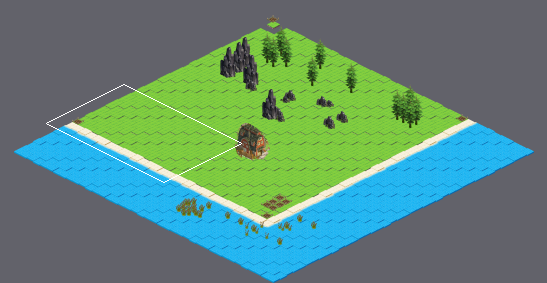
Tiled map: klondiklon-core/src/main/resources/home.tmx. The first picture is a wide view before the edit; the outline marks the close-up.
Close-up. Before the commit:
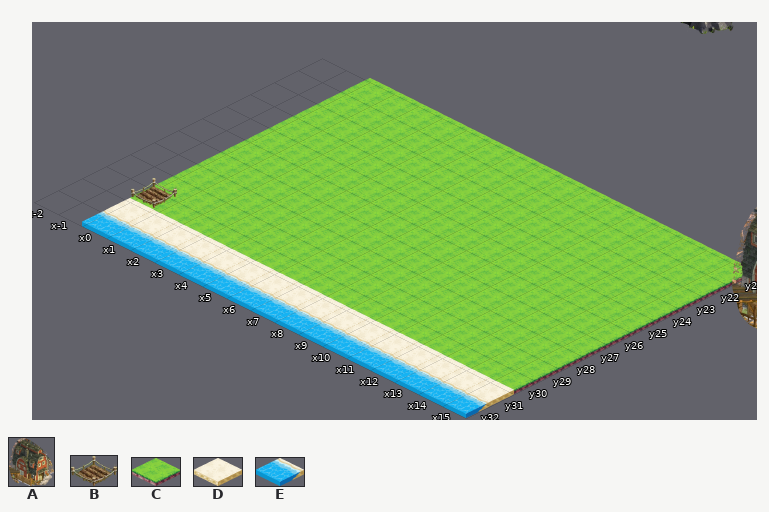
Cells are 160x80 px. Isometric: x runs down to the right, y down to the left. Shown: x -2..15, y 21..32. The commit also changed other parts of the map, which this record leaves out.
Key: from "barn": A 0; from "garden_cell": B 0; from "home": C 0, D 1, E 3.
_ is an empty cell.
Objects are placed by the point they stand on, in cells (3,4 is the top-left corner of cell 3,4); size is 1x1 cell unless given.
Layer "terrain" before, first column x -2:
21 __CCCCCCCCCCCCCCCC
22 __CCCCCCCCCCCCCCCC
23 __CCCCCCCCCCCCCCCC
24 __CCCCCCCCCCCCCCCC
25 __CCCCCCCCCCCCCCCC
26 __CCCCCCCCCCCCCCCC
27 __CCCCCCCCCCCCCCCC
28 __CCCCCCCCCCCCCCCC
29 __CCCCCCCCCCCCCCCC
30 __CCCCCCCCCCCCCCCC
31 __DDDDDDDDDDDDDDDD
32 __EEEEEEEEEEEEEEEE
Objects on layer "objects" before:
A at 19.5,22.8 size 2.7x5.7
B at 0.8,30.8 size 0.9x1.2
New version:
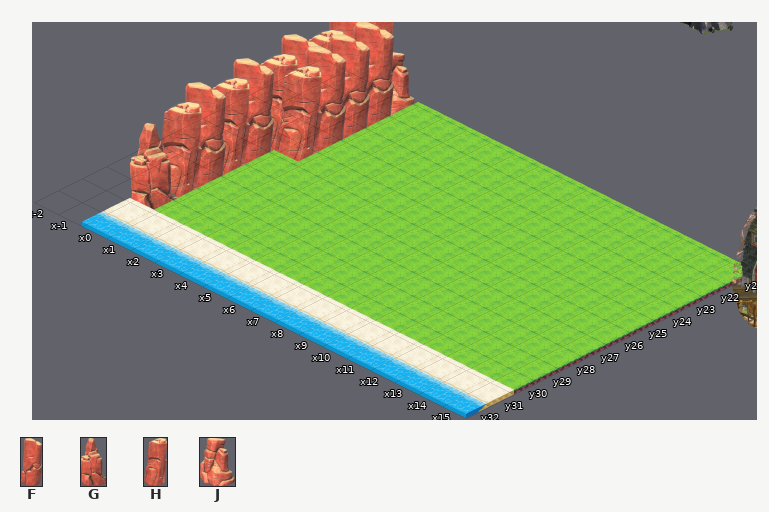
Further tiles: from "border_rock2_large": F 0; from "border_rock3_large": G 0; from "border_rock_large": H 0; from "border_rock_medium": J 0.
Change:
Layer "terrain":
y 21: x 0..1 CC -> HJ
y 22: x 0..1 CC -> FF
y 23: x 0..1 CC -> HF
y 24: x 0..1 CC -> FF
y 25: x 0..1 CC -> HH
y 26: x 0 C -> F
y 27: x 0 C -> H
y 28: x 0 C -> F
y 29: x 0 C -> H
y 30: x 0 C -> G
Layer "objects":
removed: B at 0.8,30.8 size 0.9x1.2
Changed places in both close-ups, as pixel boxes (x1, y1, x2, y2):
changed: (130, 22, 418, 210)
